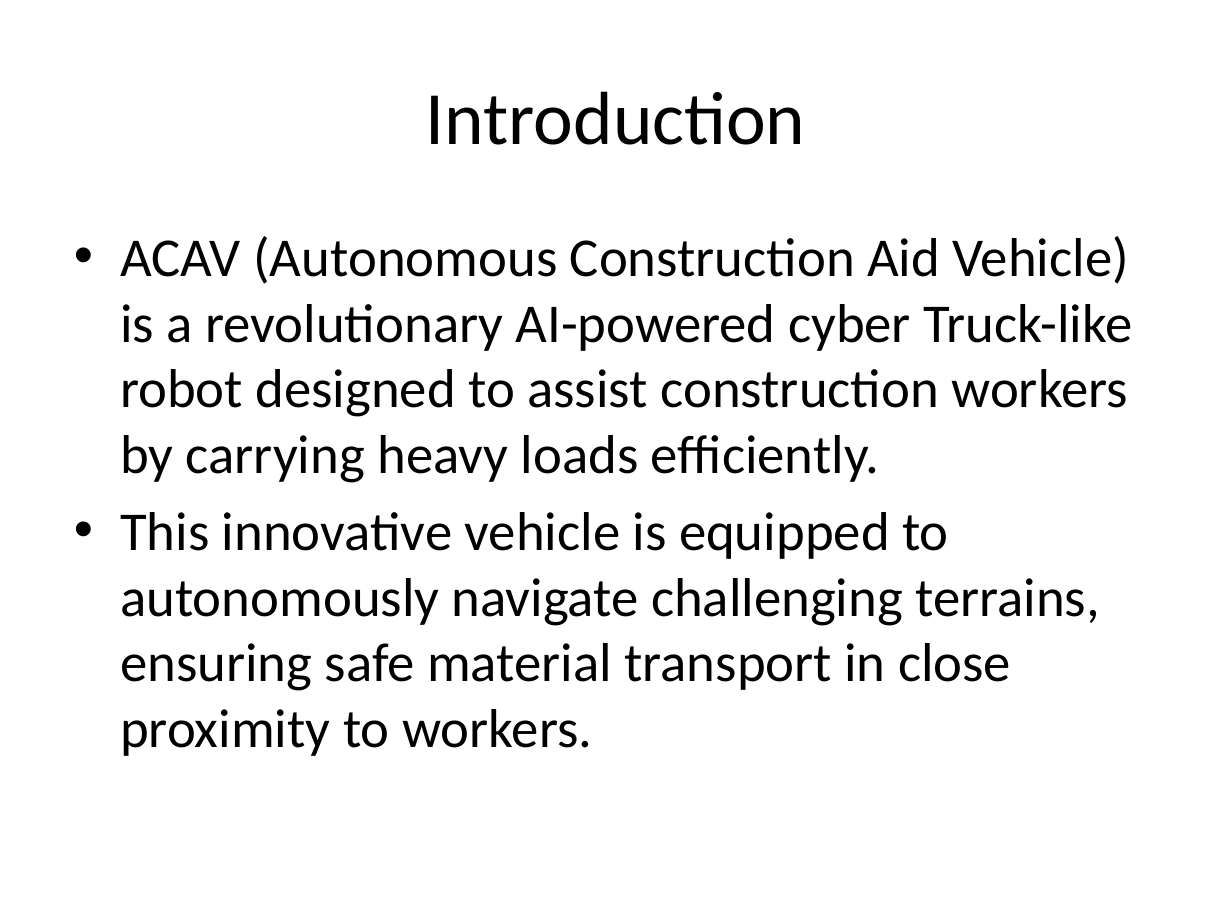
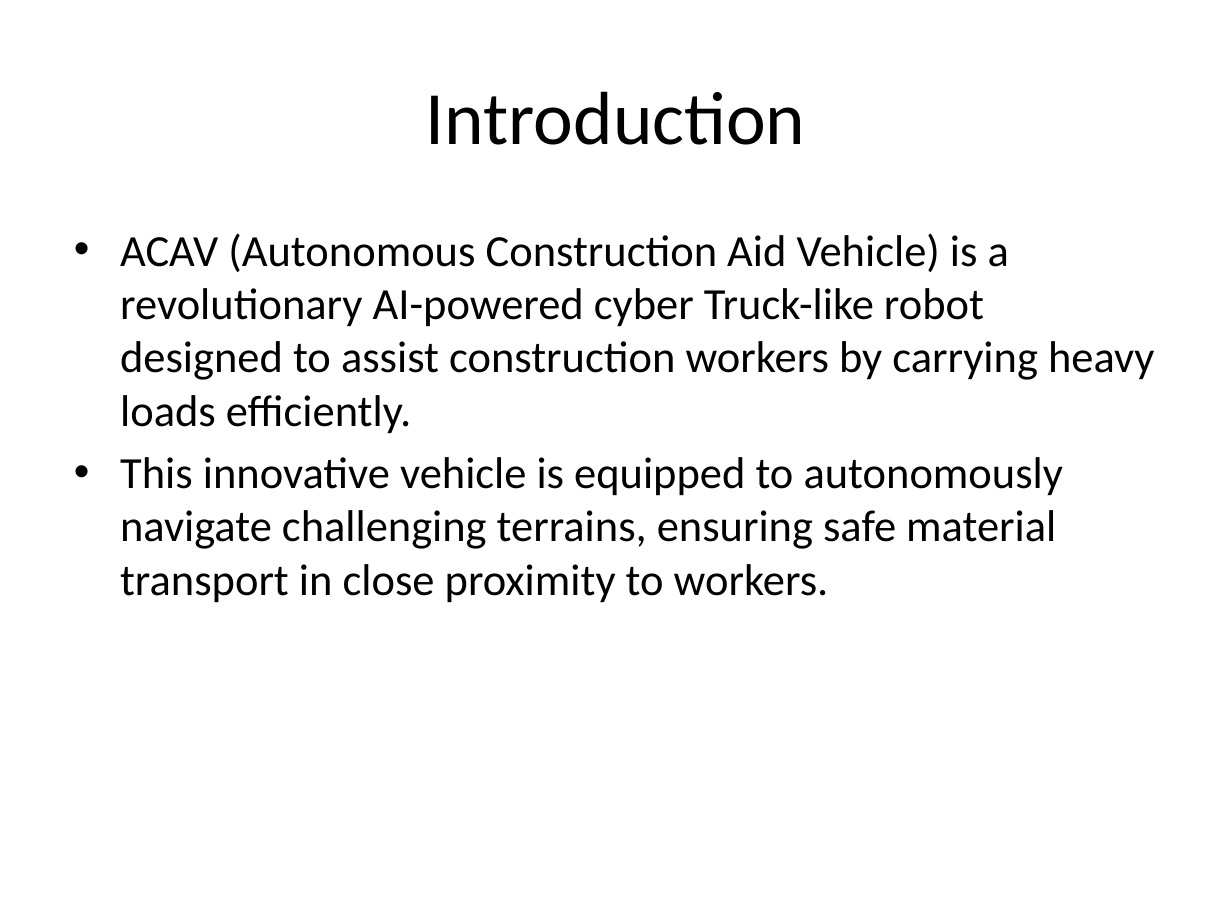
Before and after one commit to Dawn-Of-Justice/ACAV, a slide deck: slide 3 of MiniProj.pptx. Drawn at 1232x924 pixels with LibreOffice and Linux fonts; fonts in the diff are those of the drawing. Boxes give left, top, right and bottom in pixels: in the first picture for what was removed or moved away, otherwise in the second. Text is boxed around its words. In the diff, an @@ line names an element or a change of style, - is before the commit and + after.

```diff
--- a/MiniProj.pptx
+++ b/MiniProj.pptx
@@ text "ACAV (Autonomous Construction Aid Vehicle) ..." at (120,233,1155,603): size 32 to 26 pt; less space between paragraphs @@
```
Also in this commit, not shown: 3 other slides changed, 2 slides added.
